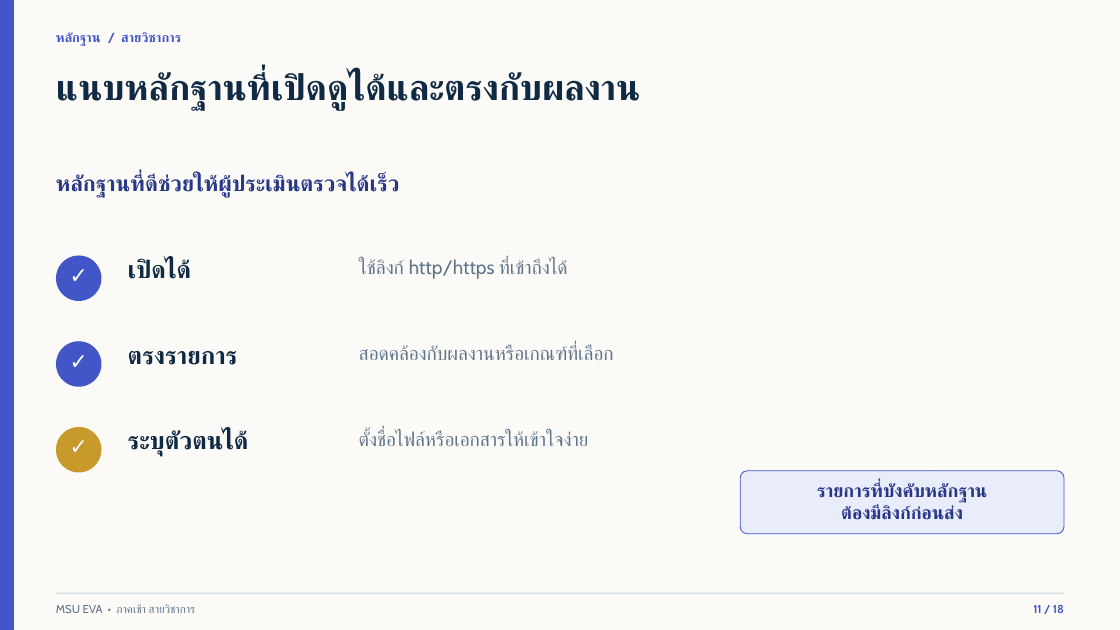
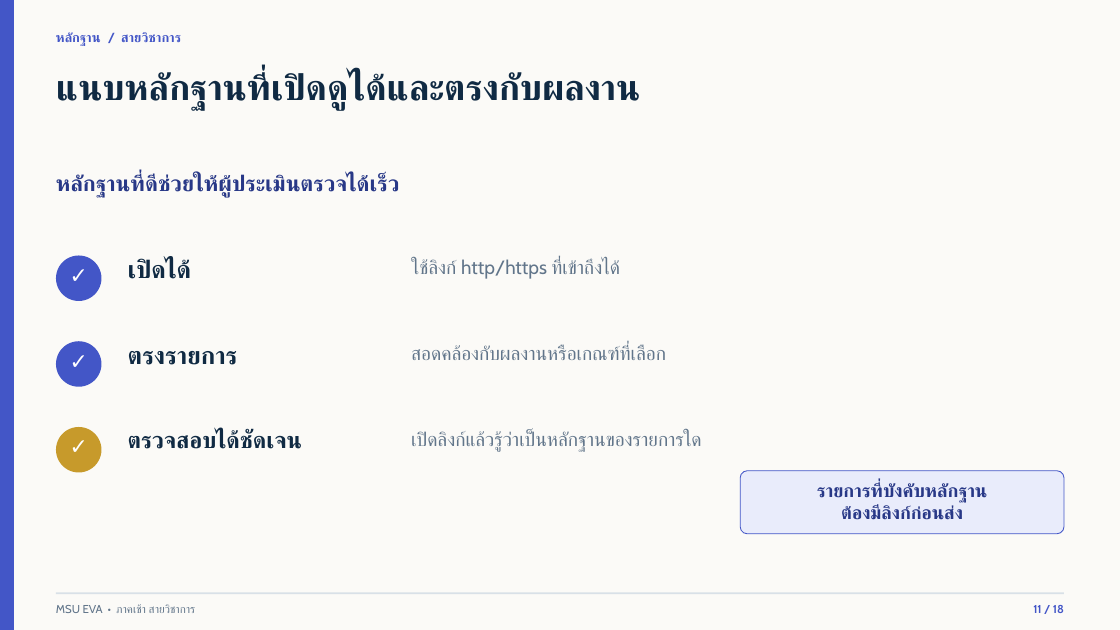
Before and after one commit to issenkku/issenkku-msu_eva-pass2, a slide deck: slide 11 of docs/MSU-EVA-อบรมสายวิชาการ-ฉบับวิทยากร.pptx. Drawn at 1120x630 pixels with LibreOffice and Linux fonts; fonts in the diff are those of the drawing. Boxes give left, top, right and bottom in pixels: in the first picture for what was removed or moved away, otherwise in the second. Text is boxed around its words. In the diff, an @@ line names an element or a change of style, - is before the commit and + after.

```diff
--- a/docs/MSU-EVA-อบรมสายวิชาการ-ฉบับวิทยากร.pptx
+++ b/docs/MSU-EVA-อบรมสายวิชาการ-ฉบับวิทยากร.pptx
@@ text "ใช้ลิงก์ http/https ที่เข้าถึงได้": place and size @@
-text "ใช้ลิงก์ http/https ที่เข้าถึงได้" at box(359, 259, 568, 279)
+text "ใช้ลิงก์ http/https ที่เข้าถึงได้" at box(411, 259, 620, 279)
@@ text "สอดคล้องกับผลงานหรือเกณฑ์ที่เลือก": place and size @@
-text "สอดคล้องกับผลงานหรือเกณฑ์ที่เลือก" at box(359, 345, 614, 360)
+text "สอดคล้องกับผลงานหรือเกณฑ์ที่เลือก" at box(411, 345, 666, 360)
@@ text at box(128, 430, 302, 449): text changed; size 21 to 19.5 pt @@
-ระบุตัวตนได้
+ตรวจสอบได้ชัดเจน
@@ text at box(411, 431, 701, 452): text changed @@
-ตั้งชื่อไฟล์หรือเอกสารให้เข้าใจง่าย
+เปิดลิงก์แล้วรู้ว่าเป็นหลักฐานของรายการใด
```
Also in this commit, not shown: 1 other file.
